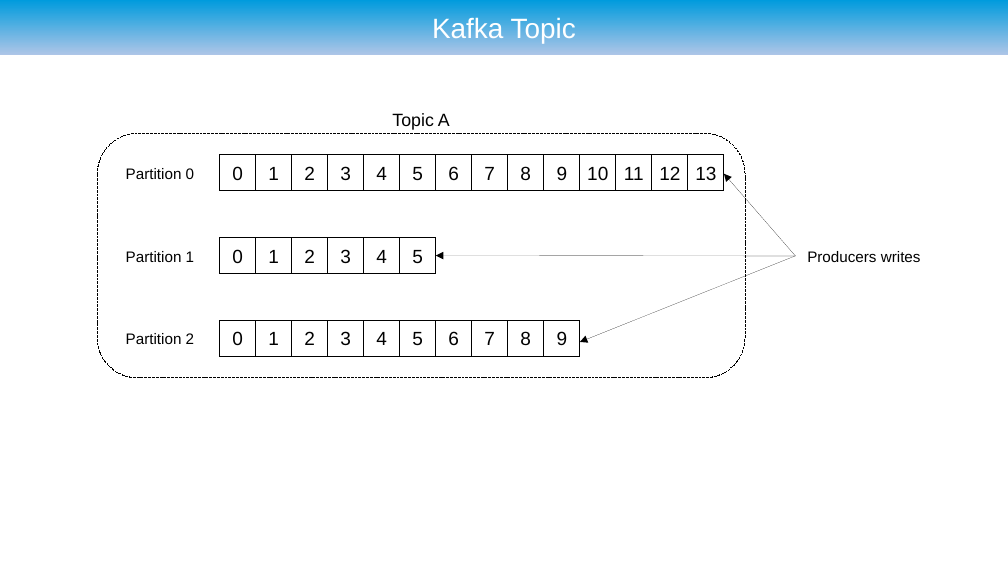
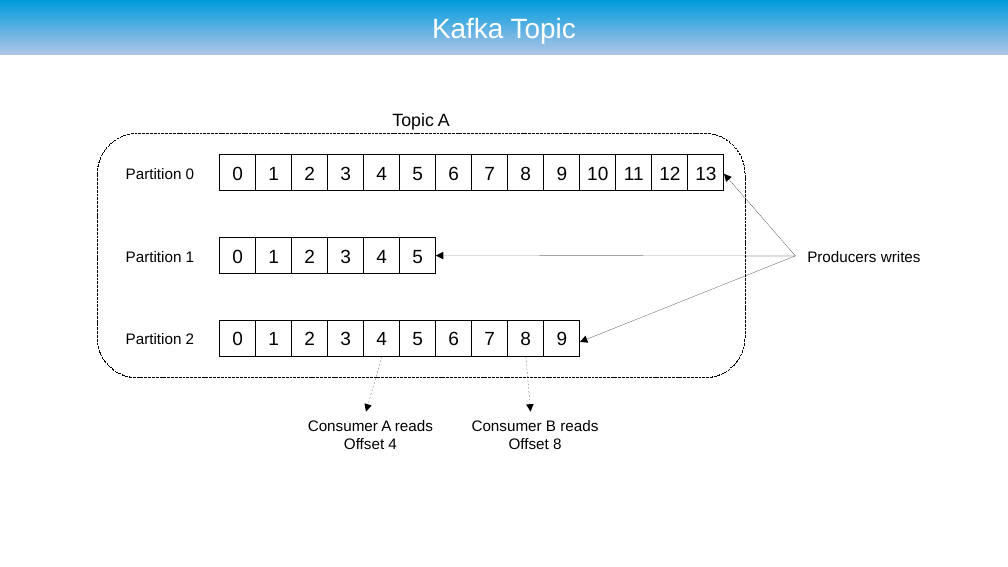
Before and after one commit to ryzlab/kafka-kompetensdag, a slide deck: slide 12 of doc/presentation-umejug.odp. Drawn at 1008x567 pixels with LibreOffice and Linux fonts; fonts in the diff are those of the drawing; background and template pictures are left out. Boxes give left, top, right and bottom in pixels: in the first picture for what was removed or moved away, otherwise in the second. Text is boxed around its words. In the diff, an @@ line names an element or a change of style, - is before the commit and + after.

```diff
--- a/doc/presentation-umejug.odp
+++ b/doc/presentation-umejug.odp
@@ arrow added from (382, 357) to (366, 412), #000000 0 pt @@
@@ arrow added from (526, 357) to (531, 412), #000000 0 pt @@
@@ text added at bbox=[308, 420, 433, 449], 12 pt, text #000000 @@
+Consumer A reads
+Offset 4
@@ text added at bbox=[472, 420, 598, 449], 12 pt, text #000000 @@
+Consumer B reads
+Offset 8
```
Also in this commit, not shown: 6 other slides changed, 1 slide added, 2 other files.
